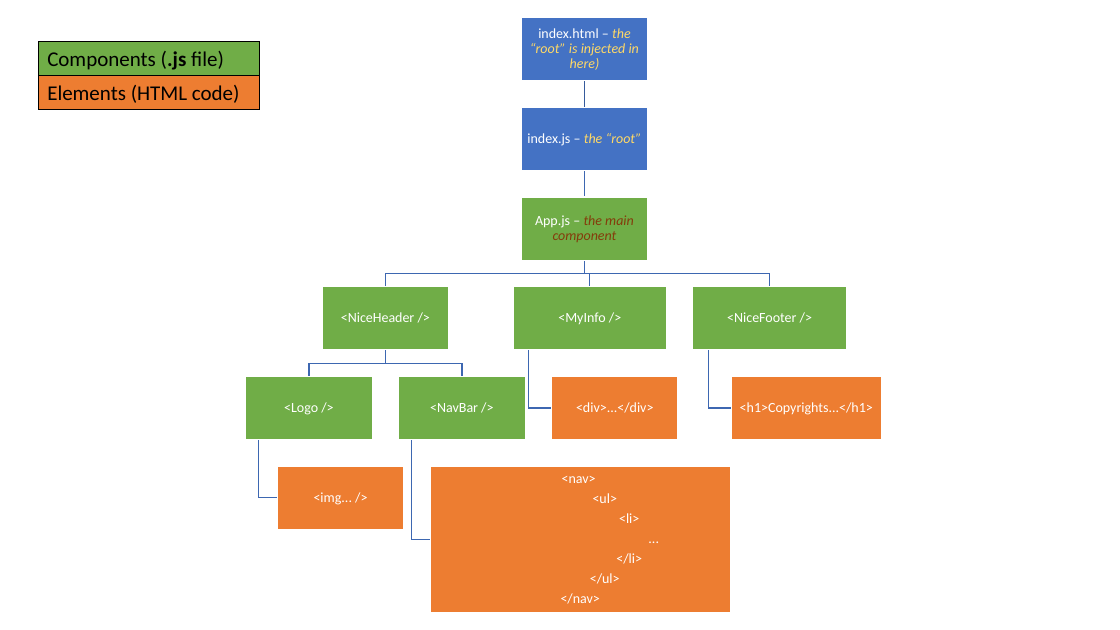
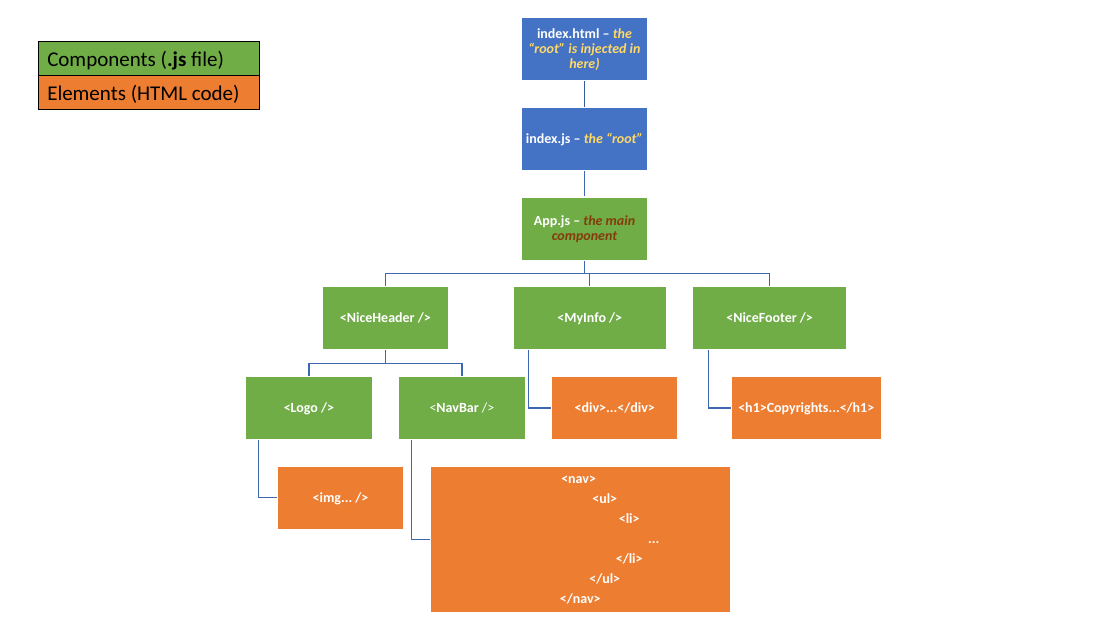
Before and after one commit to vinuruban/Basic-React-App, a slide deck: slide 1 of General-Hierarchy.pptx. Drawn at 1120x630 pixels with LibreOffice and Linux fonts; fonts in the diff are those of the drawing. Boxes give left, top, right and bottom in pixels: in the first picture for what was removed or moved away, otherwise in the second. Text is boxed around its words. In the diff, an @@ line names an element or a change of style, - is before the commit and + after.

```diff
--- a/General-Hierarchy.pptx
+++ b/General-Hierarchy.pptx
@@ text "<NavBar />" at (430,403,479,412): bold on in "<NavBar" @@
@@ bold on in 11 elements at (528,28,641,70), (526,133,643,146), (534,215,635,242), (340,312,415,322), (284,403,318,415), (313,492,353,505), (560,475,643,604), (557,312,606,324), (575,402,655,413), (726,312,796,322), (738,402,874,415) @@
```
Also in this commit, not shown: 7 other files.
